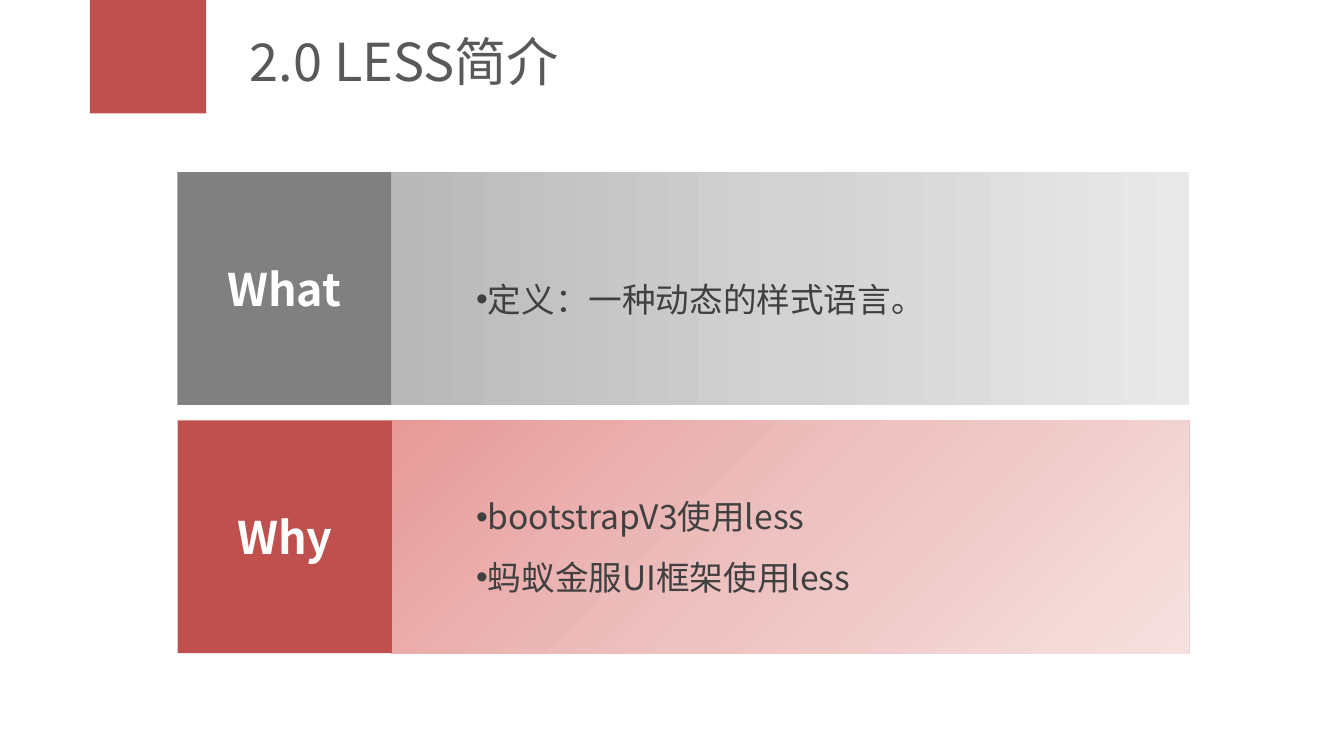
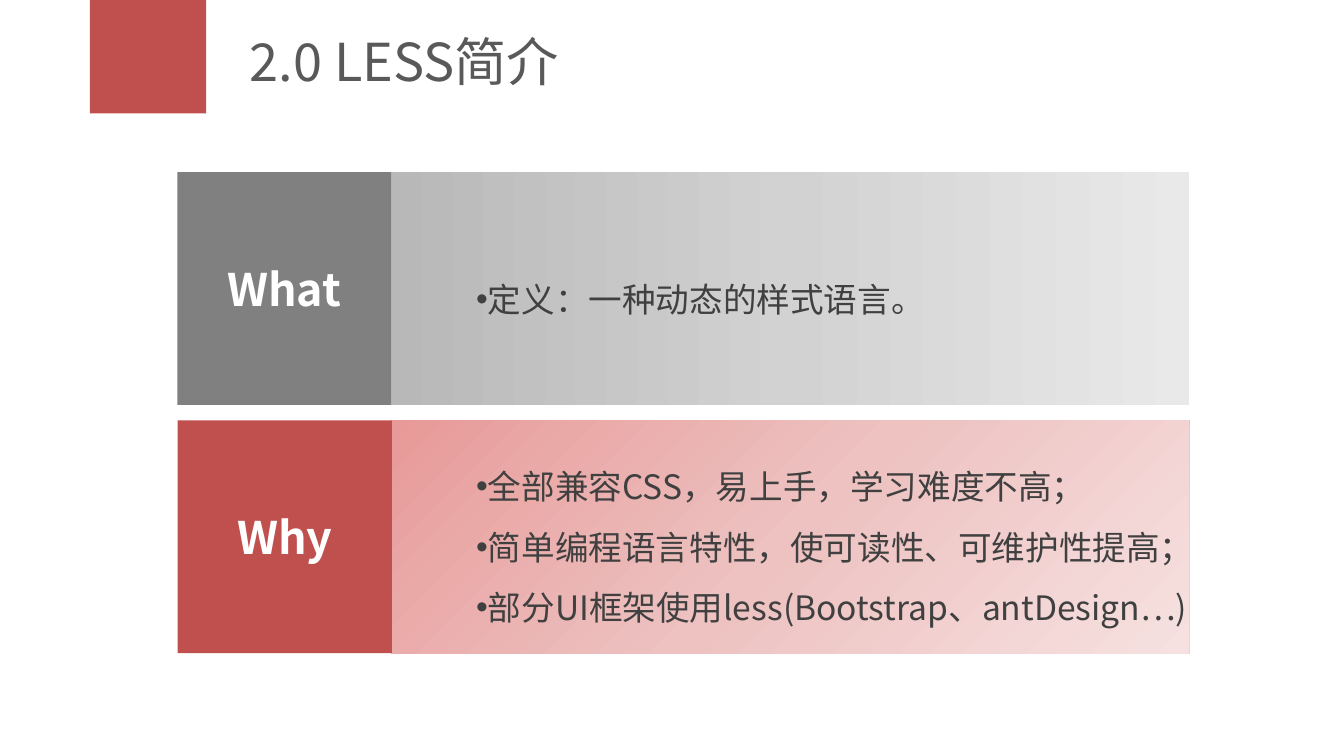
Before and after one commit to zhujiajia1984/studyDoc, a slide deck: slide 14 of 00_学习分享/学习分享_es6_less.pptx. Drawn at 1344x756 pixels with LibreOffice and Linux fonts; fonts in the diff are those of the drawing. Boxes give left, top, right and bottom in pixels: in the first picture for what was removed or moved away, otherwise in the second. Text is boxed around its words. In the diff, an @@ line names an element or a change of style, - is before the commit and + after.

```diff
--- a/00_学习分享/学习分享_es6_less.pptx
+++ b/00_学习分享/学习分享_es6_less.pptx
@@ text in rectangle at (x1=488, y1=470, x2=1194, y2=629): text changed @@
-• bootstrapV3使用less
-• 蚂蚁金服UI框架使用less
+• 全部兼容CSS，易上手，学习难度不高；
+• 简单编程语言特性，使可读性、可维护性提高；
+• 部分UI框架使用less(Bootstrap、antDesign…)
```
Also in this commit, not shown: 3 other slides changed, 6 slides added.
